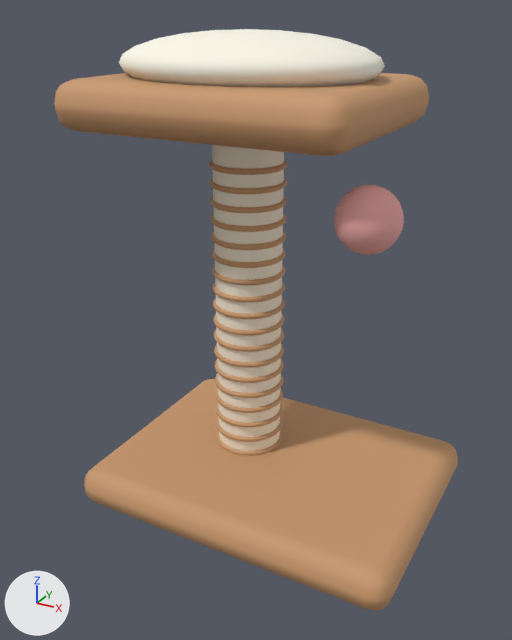
Two versions of the glTF model assets/3d/native/catTreeTan.glb, one commit apart.
Before and after are seen from a camera (50 mm lens) standing at (1.027, -2.026, 1.709) and looking at (-0.054, -0.061, 0.727). Every picture has the same lights, and +X, +Y and +Z are marked at lower left. The first picture is the older version. Where no turn or scale is listed for an object, it has been applied to the vertices.

Names of what the first picture shows: 'Cat tree base', 'Cushion', 'Dangling toy', 'Sisal post', 'Upper perch' and 18 more.
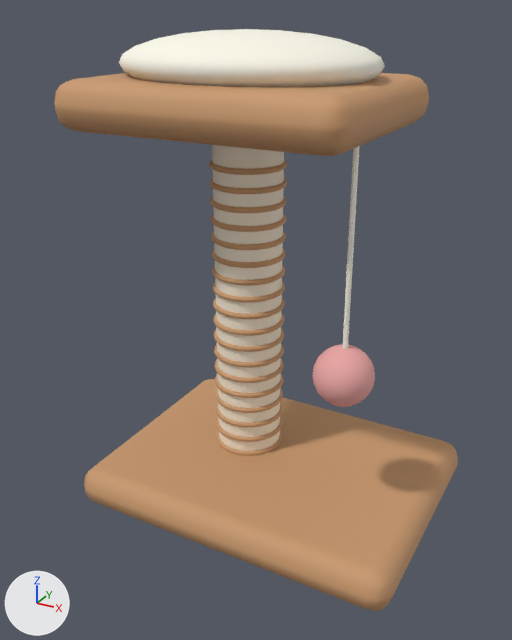
Pixel boxes [x1, y1, x2, y2] of what changed, in the pictures (512 x 640 px):
'Dangling toy', moved: before [334, 185, 404, 255]; after [313, 344, 375, 407]
'Hanging toy string', added: after [342, 146, 360, 349]

The change in detail:
Mesh me_hanging_toy_string is new.
It has 130 vertices, 256 faces and spans x -0.009..0.009, y -0.009..0.009, z -0.72..0.0.
It uses material mat_cream (white #fefbec).
Object 'Dangling toy' (ob_dangling_toy) moves from (0.35, -0.12, 1.15) to (0.3, -0.12, 0.63).
Object 'Hanging toy string' (ob_hanging_toy_string) is new; it shows me_hanging_toy_string.
Its location is (0.3, -0.12, 1.43).
